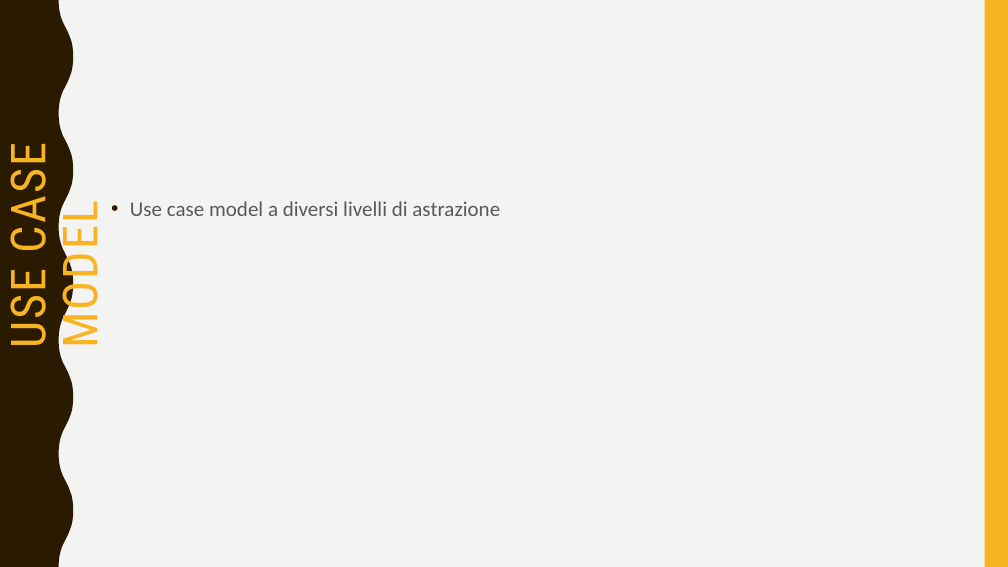
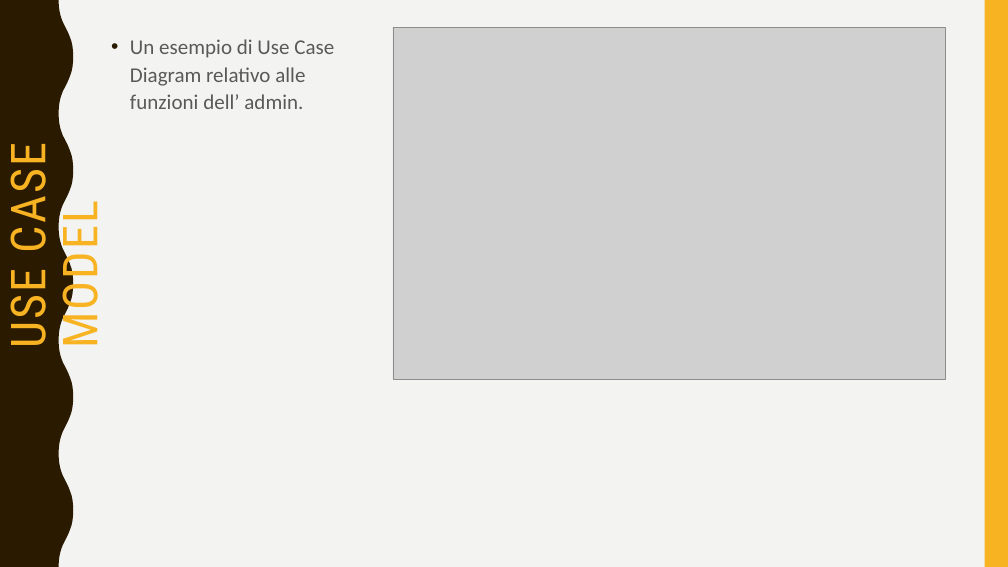
Before and after one commit to sfarina12/NC_05, a slide deck: slide 6 of Presentazione_Prima consegna/presentazione PrimaConsegna.pptx. Drawn at 1008x567 pixels with LibreOffice and Linux fonts; fonts in the diff are those of the drawing; grey boxes stand for pictures. Boxes give left, top, right and bottom in pixels: in the first picture for what was removed or moved away, otherwise in the second. Text is boxed around its words. In the diff, an @@ line names an element or a change of style, - is before the commit and + after.

```diff
--- a/Presentazione_Prima consegna/presentazione PrimaConsegna.pptx
+++ b/Presentazione_Prima consegna/presentazione PrimaConsegna.pptx
@@ picture added at (393, 27, 945, 380) @@
@@ text at (130, 39, 334, 109): text changed @@
-• Use case model a diversi livelli di astrazione
+• Un esempio di Use Case Diagram relativo alle funzioni dell’ admin.
```
Also in this commit, not shown: 3 other slides changed, 4 slides added, 5 slides removed, 5 other files.
